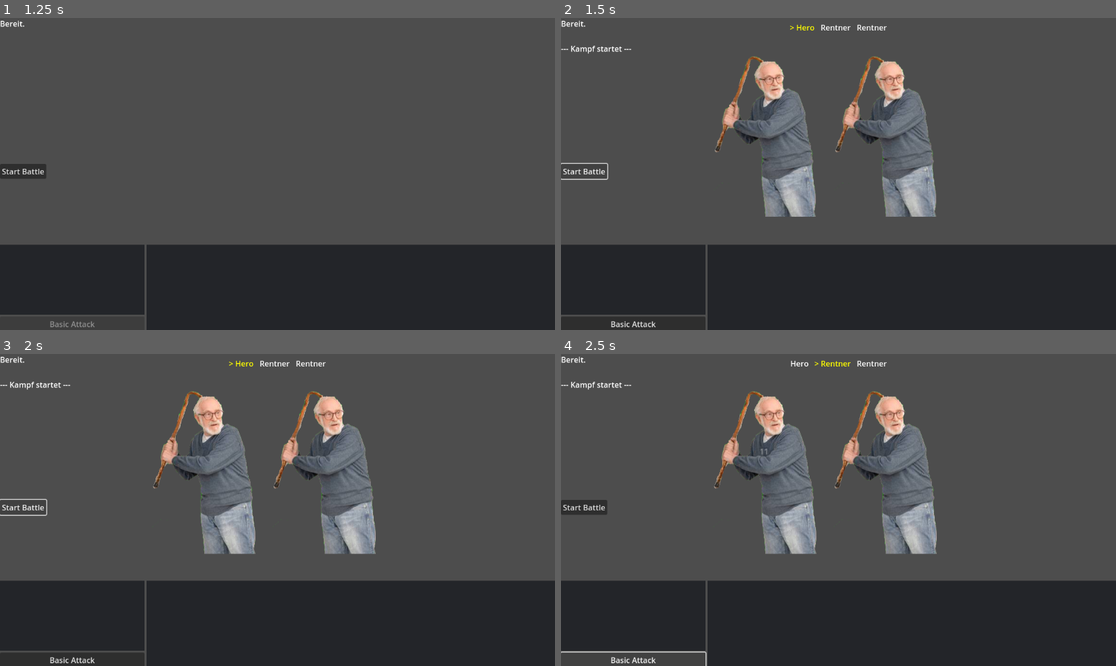
Above: before the commit, frames 1-4 (two rows, left to right).
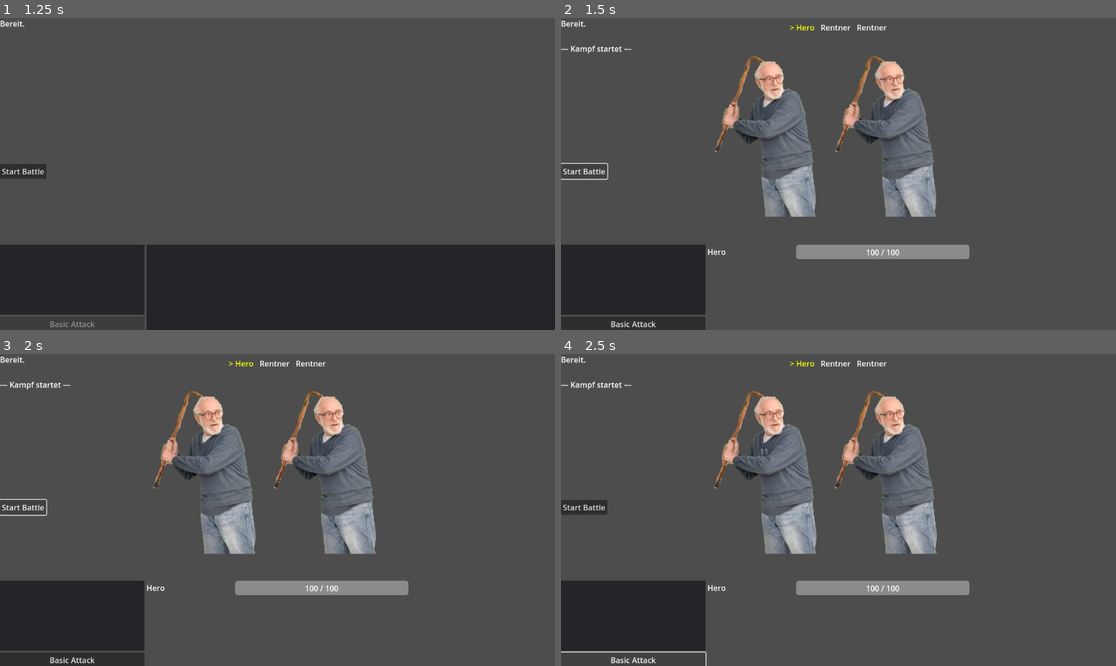
Above: after the commit, the same moments.

Repository: Marv0407/kotstulle-game
Game: Godot game, scene res://scenes/control.tscn
Same seed, same stepped clock (60 frames per second), same inputs: the game is played once before the commit and once after it.
Inputs:
- Up to frame 1 (1.25 s): click "Start New Game" at 0.5 s
- Up to frame 2 (1.5 s): click "Start Battle" at 1.25 s
- Up to frame 3 (2 s): no input
- Up to frame 4 (2.5 s): click "Basic Attack" at 2 s

Frame 1 is identical in both runs. In frame 2, 20% of the frame differs, in the area x 26-100%, y 72-100%; in frame 3, 20%; in frame 4, 20%, in the area x 26-100%, y 2-100%.

Commit message:
Add party HUD and member UI to battle system
Introduces PartyHUD and PartyMemberUI for displaying party member stats in battle. Updates battle_manager to refresh UI on HP changes and adds getter methods to BattleCharacter. Refactors EnemySlot script location and updates scene references accordingly.

Diff:
--- a/scenes/BattleTest.tscn
+++ b/scenes/BattleTest.tscn
@@ -1,10 +1,12 @@
-[gd_scene load_steps=8 format=3 uid="uid://dcmvwdjbytety"]
+[gd_scene load_steps=10 format=3 uid="uid://dcmvwdjbytety"]
 
 [ext_resource type="Script" uid="uid://dt83mh3hbxwe6" path="res://scripts/battle_test.gd" id="1_legaw"]
 [ext_resource type="Script" uid="uid://bhdts0363nnm8" path="res://scripts/battle_manager.gd" id="2_tp7yc"]
 [ext_resource type="Script" uid="uid://b4vfx11poblgj" path="res://scripts/char_data.gd" id="3_smx2l"]
 [ext_resource type="Resource" uid="uid://d27kr4qwd3ng" path="res://ressources/Player Characters/hero.tres" id="4_5txia"]
 [ext_resource type="Resource" uid="uid://dayx4q8vorwm3" path="res://ressources/Enemies/Rentner.tres" id="5_tp7yc"]
+[ext_resource type="Script" uid="uid://c3icaeegf4j34" path="res://scripts/party_hud_container.gd" id="6_smx2l"]
+[ext_resource type="PackedScene" uid="uid://xm18nkpojt6g" path="res://scenes/PartyMemberUI.tscn" id="7_5txia"]
 [ext_resource type="Texture2D" uid="uid://c15f56jyfo8js" path="res://ressources/sprites/fire1.png" id="7_smx2l"]
 
 [sub_resource type="Curve" id="Curve_5txia"]
@@ -69,6 +71,8 @@
 [node name="PartyHUDContainer" type="VBoxContainer" parent="DebugUI/CanvasLayer/PartyMenuContainer"]
 layout_mode = 2
 size_flags_horizontal = 3
+script = ExtResource("6_smx2l")
+party_member_ui_scene = ExtResource("7_5txia")
 
 [node name="ColorRect" type="ColorRect" parent="DebugUI/CanvasLayer/PartyMenuContainer/PartyHUDContainer"]
 layout_mode = 2
--- a/scenes/EnemySlot.tscn
+++ b/scenes/EnemySlot.tscn
@@ -1,6 +1,6 @@
 [gd_scene load_steps=2 format=3 uid="uid://b6c8m41txjvbc"]
 
-[ext_resource type="Script" uid="uid://xgurrdfhfk33" path="res://scenes/enemy_slot.gd" id="1_akw8c"]
+[ext_resource type="Script" uid="uid://xgurrdfhfk33" path="res://scripts/enemy_slot.gd" id="1_akw8c"]
 
 [node name="EnemySlot" type="Node2D"]
 script = ExtResource("1_akw8c")
--- /dev/null
+++ b/scenes/PartyMemberUI.tscn
@@ -0,0 +1,34 @@
+[gd_scene load_steps=2 format=3 uid="uid://xm18nkpojt6g"]
+
+[ext_resource type="Script" uid="uid://u7ma54xmd1lc" path="res://scripts/party_member_ui.gd" id="1_2ed12"]
+
+[node name="PartyMemberUi" type="HBoxContainer"]
+script = ExtResource("1_2ed12")
+
+[node name="NameLbl" type="Label" parent="."]
+custom_minimum_size = Vector2(180, 0)
+layout_mode = 2
+
+[node name="HPBar" type="ProgressBar" parent="."]
+custom_minimum_size = Vector2(360, 30)
+layout_mode = 2
+max_value = 0.0
+allow_greater = true
+allow_lesser = true
+show_percentage = false
+
+[node name="HPLbl" type="Label" parent="HPBar"]
+layout_mode = 1
+anchors_preset = 8
+anchor_left = 0.5
+anchor_top = 0.5
+anchor_right = 0.5
+anchor_bottom = 0.5
+offset_left = -0.5
+offset_top = -11.5
+offset_right = 0.5
+offset_bottom = 11.5
+grow_horizontal = 2
+grow_vertical = 2
+horizontal_alignment = 1
+vertical_alignment = 1
--- a/scripts/battle_char.gd
+++ b/scripts/battle_char.gd
@@ -14,3 +14,16 @@
 
 func is_alive() -> bool:
 	return current_hp > 0
+
+# ---- GETTER FUNCTIONS ----
+func get_char_name() -> String:
+	return data.name
+
+func get_max_hp() -> int:
+	return data.max_hp
+
+func get_hp() -> int:
+	return current_hp
+
+func get_lvl() -> int:
+	return data.level
--- a/scripts/battle_manager.gd
+++ b/scripts/battle_manager.gd
@@ -23,6 +23,7 @@
 var state := BattleState.START
 @onready var particelSpawner = $"../DebugUI/HBoxContainer/ParticelSpawner"
 @onready var spawn_point = $"../DebugUI/EnemyPositionAnchor/EnemyPartyContainer"
+@onready var party_panel: PartyHUD = $"../DebugUI/CanvasLayer/PartyMenuContainer/PartyHUDContainer"
 
 ####################
 # Functions
@@ -32,6 +33,7 @@
 	party.clear()
 	enemies.clear()
 	turn_order.clear()
+
 	for child in spawn_point.get_children():
 		child.queue_free()
 
@@ -39,6 +41,8 @@
 		var bc = BattleCharacter.new()
 		bc.setup(data)
 		party.append(bc)
+
+	party_panel.populate(party)
 
 	for data in enemy_data:
 		var bc = BattleCharacter.new()
@@ -130,6 +134,12 @@
 func attack(attacker: BattleCharacter, target: BattleCharacter):
 	var damage = max(attacker.data.atk - target.data.def, 1)
 	target.current_hp -= damage
+
+	if target in party:
+		for ui in party_panel.get_children():
+			if ui.character == target:
+				ui.update_hp()
+				break
 
 	if target.battle_node:
 		var tween = create_tween()
@@ -156,6 +166,8 @@
 		return
 
 	attack(actor, targets[0])
+
+	await get_tree().create_timer(0.8).timeout
 
 	next_turn()
 	process_turn()
--- a/scripts/battle_test.gd
+++ b/scripts/battle_test.gd
@@ -8,6 +8,7 @@
 func _ready() -> void:
 	log_label.text = "Bereit.\n"
 
+
 func _on_start_battle_btn_pressed() -> void:
 	log_label.text += "\n--- Kampf startet ---\n"
 	attack_btn.disabled = false
--- /dev/null
+++ b/scripts/party_hud_container.gd
@@ -0,0 +1,14 @@
+extends VBoxContainer
+class_name PartyHUD
+
+@export var party_member_ui_scene: PackedScene
+
+func populate(party: Array[BattleCharacter]) -> void:
+	for child in get_children():
+		child.queue_free()
+
+	for member in party:
+		var ui = party_member_ui_scene.instantiate()
+		add_child(ui)
+		ui.setup(member)
+		ui.update_hp()
--- /dev/null
+++ b/scripts/party_member_ui.gd
@@ -0,0 +1,20 @@
+extends HBoxContainer
+
+@onready var name_label: Label = $NameLbl
+@onready var hp_label: Label = $HPBar/HPLbl
+@onready var hp_bar: ProgressBar = $HPBar
+
+var character: BattleCharacter
+
+func setup(bc: BattleCharacter) -> void:
+	character = bc
+	name_label.text = character.get_char_name()
+	hp_bar.max_value = character.get_max_hp()
+	hp_bar.value = character.get_hp()
+
+func update_hp():
+	if character:
+		hp_bar.max_value = character.get_max_hp()
+		hp_label.text = str(character.get_hp()) + " / " + str(character.get_max_hp())
+		var tween = create_tween()
+		tween.tween_property(hp_bar, "value", character.get_hp(), 0.3)
Renamed: scenes/enemy_slot.gd -> scripts/enemy_slot.gd
Renamed: scenes/enemy_slot.gd.uid -> scripts/enemy_slot.gd.uid
Not shown, added: scripts/party_hud_container.gd.uid
Not shown, added: scripts/party_member_ui.gd.uid
Not shown, changed: .gitignore
